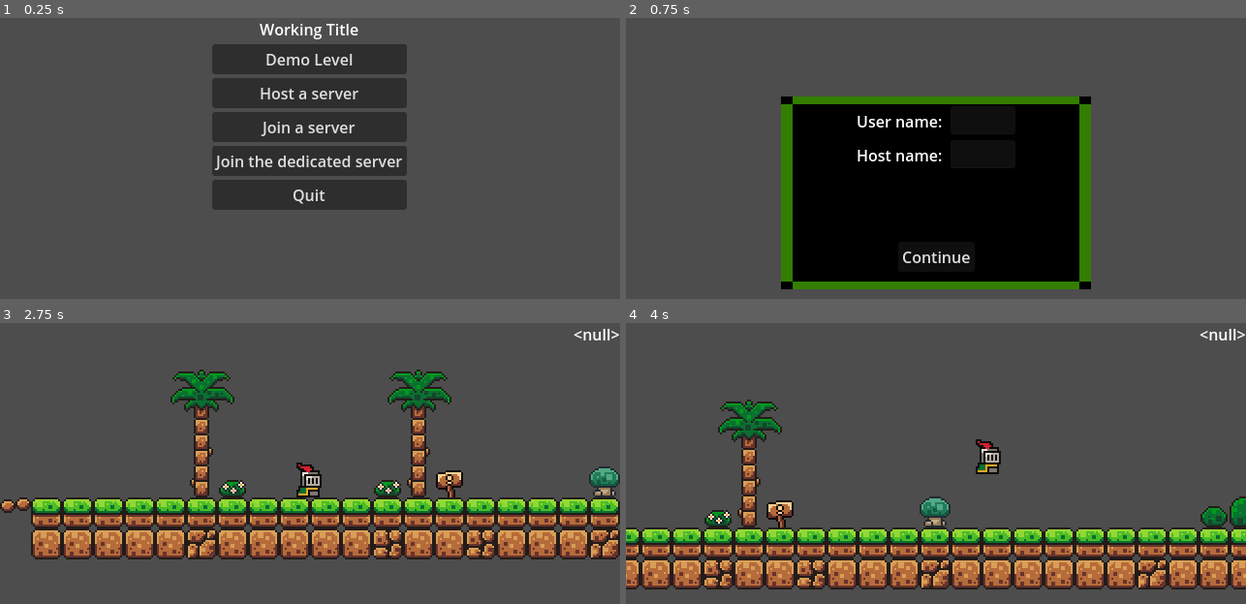
Above: before the commit, frames 1-4 (two rows, left to right).
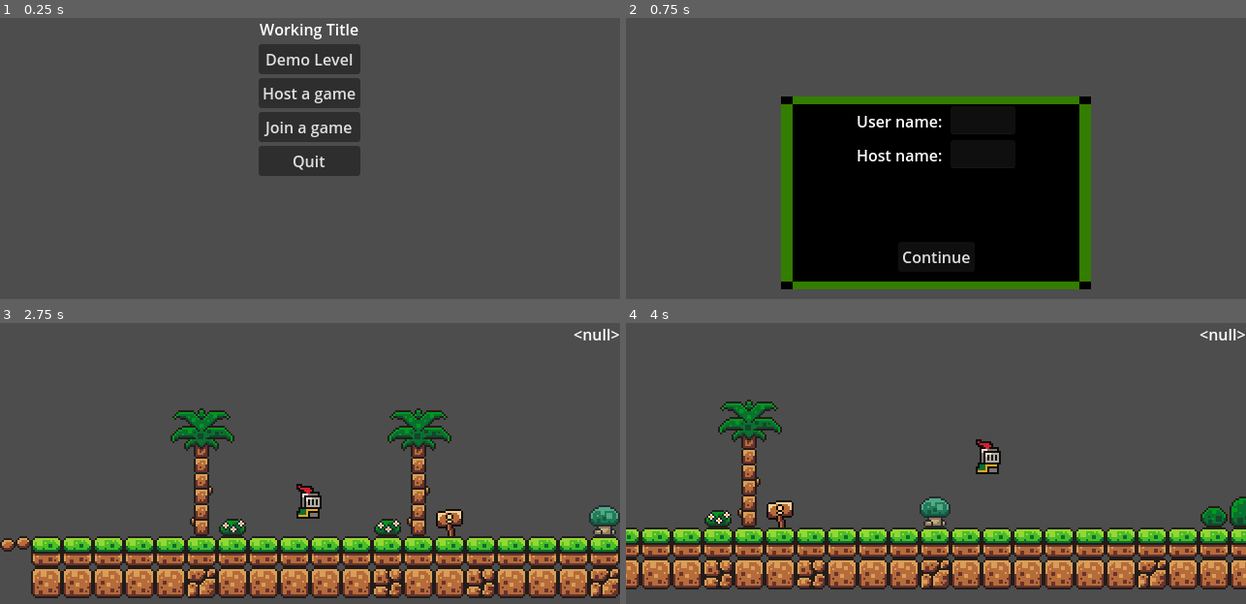
Above: after the commit, the same moments.

Repository: Aggie08/godot-multiplayer-test
Game: Godot game, scene res://Scenes/game_manager.tscn
The game is run twice, just before and just after one commit, with the same random seed, the same clock (stepped at 60 frames per second) and the same inputs.
Inputs (mouse positions are in pixels of both pictures, inside the frame that each line leads up to):
- Up to frame 1 (0.25 s): no input
- Up to frame 2 (0.75 s): click "Host a server" (after the commit: "Host a game") at 0.5 s
- Up to frame 3 (2.75 s): click (359, 426) at 1.27 s; type "Alex" at 1.35 s; click (359, 460) at 1.5 s; type "Alex" at 1.58 s; click "Continue" at 2 s
- Up to frame 4 (4 s): hold Right (ui_right) from 2.78 s (still down); tap Space (jump) at 3.02, 3.77 s

The runs differ from the first frame. In frame 1, 11% of the frame differs, in the area x 34-66%, y 9-69%; in frame 2, nothing differs; in frame 3, 38%, in the area x 0-100%, y 16-98%; in frame 4, nothing differs.
Error in both runs: Invalid assignment of property or key 'text' with value of type 'Nil' on a base object of type 'Label'. (res://Scenes/online_player.gd:18)

Commit message:
Minor changes

Diff:
--- a/Scenes/Levels/test_multiplayer_level.tscn
+++ b/Scenes/Levels/test_multiplayer_level.tscn
@@ -414,29 +414,9 @@
 format = 2
 layer_0/tile_data = PackedInt32Array(65531, 0, 0, 65532, 0, 0, 65533, 0, 0, 65534, 0, 0, 65535, 0, 0, 0, 0, 0, 1, 0, 0, …(20821 unchanged characters)…
 
-[node name="SpawnPoints" type="Node2D" parent="."]
-
-[node name="Spawn" type="Marker2D" parent="SpawnPoints"]
-position = Vector2(0, -30)
-
-[node name="Spawn2" type="Marker2D" parent="SpawnPoints"]
-position = Vector2(-244, -30)
-
-[node name="Spawn3" type="Marker2D" parent="SpawnPoints"]
-position = Vector2(463, -30)
-
-[node name="Spawn4" type="Marker2D" parent="SpawnPoints"]
-position = Vector2(884, -30)
-
-[node name="Spawn5" type="Marker2D" parent="SpawnPoints"]
-position = Vector2(1297, -30)
-
-[node name="Spawn6" type="Marker2D" parent="SpawnPoints"]
-position = Vector2(1663, -30)
-
-[node name="Spawn7" type="Marker2D" parent="SpawnPoints"]
-position = Vector2(2179, -30)
+[node name="SpawnPoint" type="Node2D" parent="."]
+position = Vector2(0, -24)
 
 [node name="MultiplayerSpawner" type="MultiplayerSpawner" parent="."]
 _spawnable_scenes = PackedStringArray("res://Scenes/online_player.tscn")
-spawn_path = NodePath("..")
+spawn_path = NodePath("../SpawnPoint")
--- a/Scenes/Menus/main_menu.tscn
+++ b/Scenes/Menus/main_menu.tscn
@@ -44,13 +44,14 @@
 
 [node name="Host" type="Button" parent="MarginContainer/VBoxContainer/MenuOptions"]
 layout_mode = 2
-text = "Host a server"
+text = "Host a game"
 
 [node name="Join" type="Button" parent="MarginContainer/VBoxContainer/MenuOptions"]
 layout_mode = 2
-text = "Join a server"
+text = "Join a game"
 
 [node name="Dedicated" type="Button" parent="MarginContainer/VBoxContainer/MenuOptions"]
+visible = false
 layout_mode = 2
 text = "Join the dedicated server"
 
--- a/Scenes/game_manager.gd
+++ b/Scenes/game_manager.gd
@@ -22,12 +22,10 @@
 
 func spawn_player(player):
 	await get_tree().create_timer(0.5).timeout
-	var level = scene.get_child(0)
-	#var location = level.find_child("SpawnPoint")
-	#player.position = Vector2(0,-5)
+	var level = scene.get_child(0).get_node("SpawnPoint")
 
 	level.add_child(player)
 
 func remove_player(player):
-	var level = scene.get_child(0)
+	var level = scene.get_child(0).get_node("SpawnPoint")
 	level.find_child(player).queue_free()
--- a/Scripts/Network.gd
+++ b/Scripts/Network.gd
@@ -66,7 +66,6 @@
 	if not multiplayer.is_server():
 		multiplayer.multiplayer_peer.disconnect_peer(1)
 	players.erase(id)
-	manager.remove_player(str(id))
 
 #When you join a server
 func _on_server_connected():
@@ -85,4 +84,4 @@
 	print("Server disconnected")
 	multiplayer.multiplayer_peer = null
 	players.clear()
-	manager.change_scene()
+	manager.change_scene(Global.main_menu)
--- a/project.godot
+++ b/project.godot
@@ -12,7 +12,7 @@
 
 config/name="Multiplayer_Test"
 run/main_scene="res://Scenes/game_manager.tscn"
-config/features=PackedStringArray("4.2", "Mobile")
+config/features=PackedStringArray("4.3", "Mobile")
 config/icon="res://icon.svg"
 
 [autoload]
@@ -24,6 +24,7 @@
 
 window/size/viewport_width=640
 window/size/viewport_height=360
+window/size/always_on_top=true
 window/stretch/mode="viewport"
 
 [editor]
@@ -35,7 +36,7 @@
 
 jump={
 "deadzone": 0.5,
-"events": [Object(InputEventKey,"resource_local_to_scene":fa …(171 unchanged characters)… keycode":32,"key_label":0,"unicode":32,"echo":false,"script":null)
+"events": [Object(InputEventKey,"resource_local_to_scene":fa …(171 unchanged characters)… keycode":32,"key_label":0,"unicode":32,"location":0,"echo":false,"script":null)
 ]
 }
 
